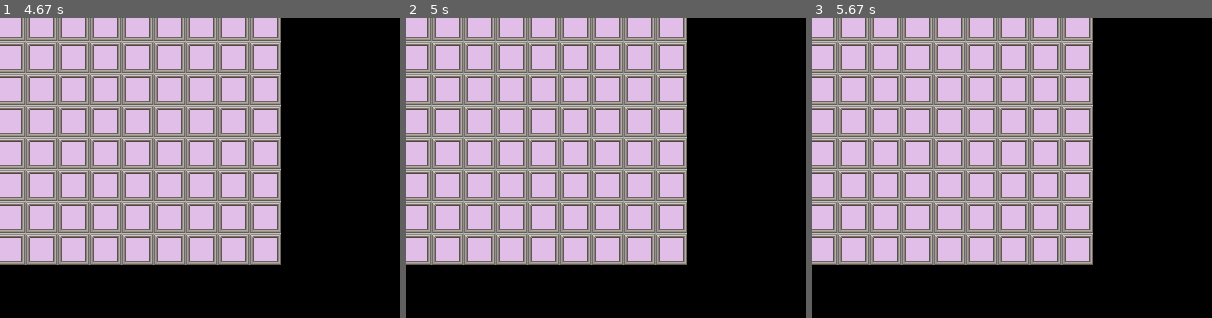
Above: before the commit, frames 1-3 (left to right).
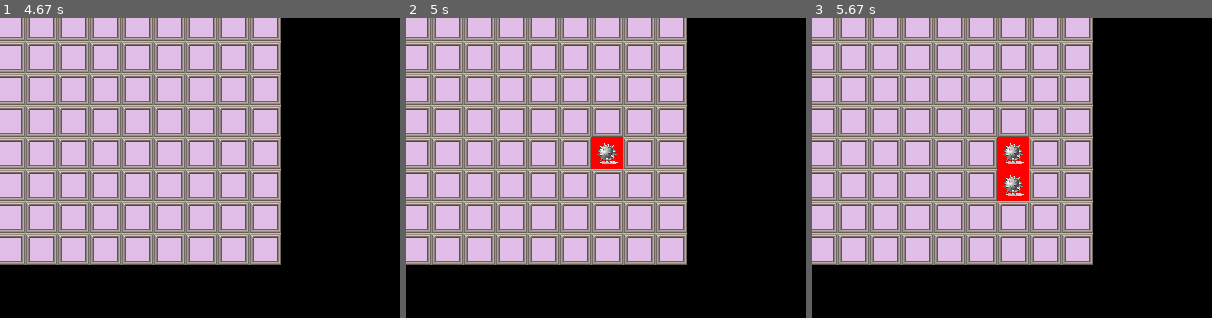
Above: after the commit, the same moments.

Repository: Entropie67/NSI-20202021
Game: pygame game, started from NSI 2/Demineur/game.py
Same seed, same stepped clock (60 frames per second), same inputs: the game is played once before the commit and once after it.
Inputs (mouse positions are % of the whole screen's width and height, from its top left):
- Up to frame 1 (4.67 s): press the mouse at (50, 56) at 0.37 s; move the mouse to (38, 54) at 0.47 s; release the mouse at (26, 51) at 0.6 s
- Up to frame 2 (5 s): click (28, 32) at 4.77 s
- Up to frame 3 (5.67 s): click (28, 42) at 5.18 s
The pictures show only the part of the screen within x 5-55%, y 12-62%; the shares and areas given below are measured in that part.

Frame 1 is identical in both runs. In frame 2, 0.8% of the frame differs, in the area x 46-55%, y 39-51%; in frame 3, 1.7%, in the area x 46-55%, y 39-61%.

Commit message:
bombe au click

Diff:
--- a/NSI 2/Demineur/game.py
+++ b/NSI 2/Demineur/game.py
@@ -28,6 +28,8 @@
 pygame.display.set_caption("Démineur")
 cadre = pygame.image.load("media/cadre.png").convert_alpha()
 cadre = pygame.transform.scale(cadre, (CASE, CASE))
+bombe = pygame.image.load("media/mine.png").convert_alpha()
+bombe = pygame.transform.scale(bombe, (CASE, CASE))
 pygame.draw.rect(fenetre, (225, 190, 231),(0, 0, taille * CASE, taille * CASE))
 for i in range(taille):
     for j in range(taille):
@@ -39,8 +41,18 @@
   for event in pygame.event.get():
     if event.type == pygame.QUIT:
       run = False
-    if event.type == pygame.MOUSEBUTTONDOWN :
-      if pygame.mouse.get_pressed() == (1,0,0) :
+    if event.type == pygame.MOUSEBUTTONDOWN:
+      if pygame.mouse.get_pressed() == (1, 0, 0):
         pos = pygame.mouse.get_pos()
         print(pos)
+        x = pos[0] // 32
+        y = pos[1] // 32
+        print(f"ligne {y + 1} colonne {x + 1}")
+        if (x, y) in position_bombes:
+            print("BOUUUUUUUUUUUUM !!!")
+            pygame.draw.rect(fenetre, (255, 0, 00), (x * CASE, y * CASE, CASE, CASE))
+            fenetre.blit(bombe, (x * CASE, y * CASE))
+        else:
+            print("SAFE")
+    pygame.display.flip()
 pygame.quit()
